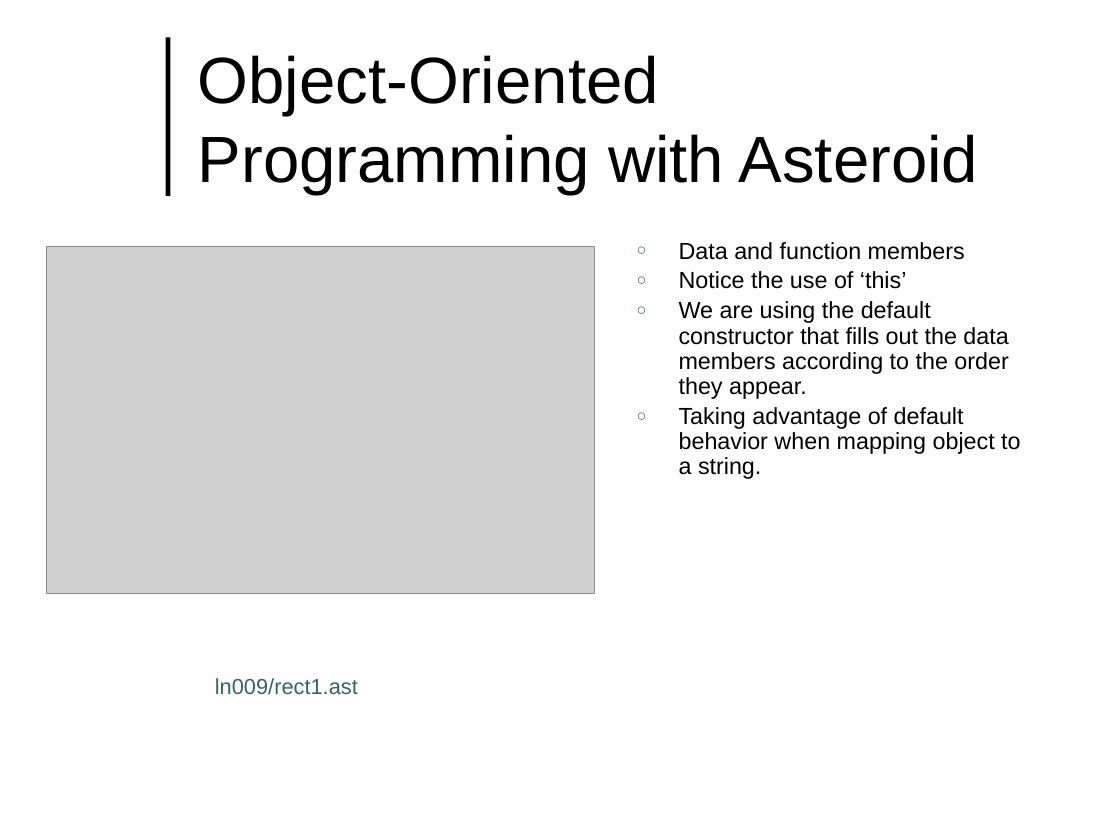
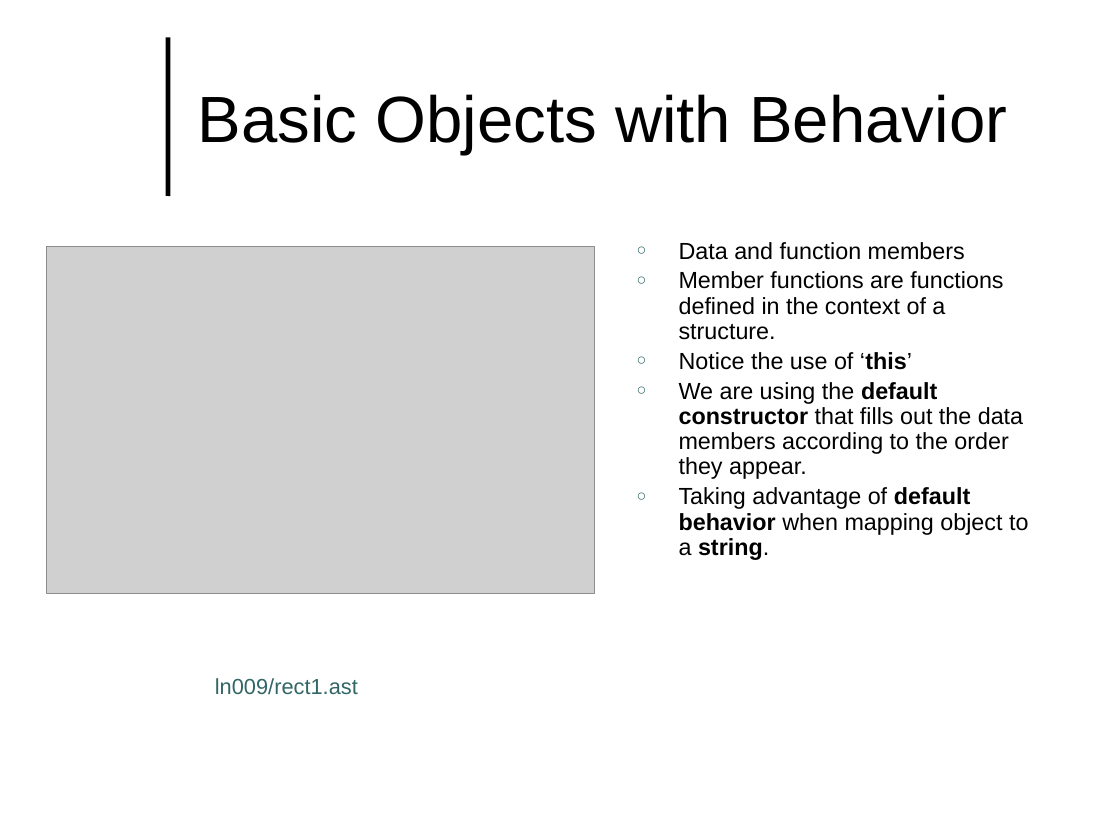
Before and after one commit to lutzhamel/CSC493, a slide deck: slide 3 of notes/csc493-ln009.pptx (slide 2 before the commit). Drawn at 1120x840 pixels with LibreOffice and Linux fonts; fonts in the diff are those of the drawing; grey boxes stand for pictures; background and template pictures are left out. Boxes give left, top, right and bottom in pixels: in the first picture for what was removed or moved away, otherwise in the second. Text is boxed around its words. In the diff, an @@ line names an element or a change of style, - is before the commit and + after.

```diff
--- a/notes/csc493-ln009.pptx
+++ b/notes/csc493-ln009.pptx
@@ title at [198,94,1007,155]: text changed @@
-Object-Oriented Programming with Asteroid
+Basic Objects with Behavior
@@ text at [679,271,1003,340]: paragraph added @@
+○ Member functions are functions defined in the context of a structure.
@@ text at [679,352,1028,560]: bold on in "‘this’", "default constructor", "default behavior string." @@
```
Also in this commit, not shown: 1 other slide changed, 7 slides added, 12 other files.
